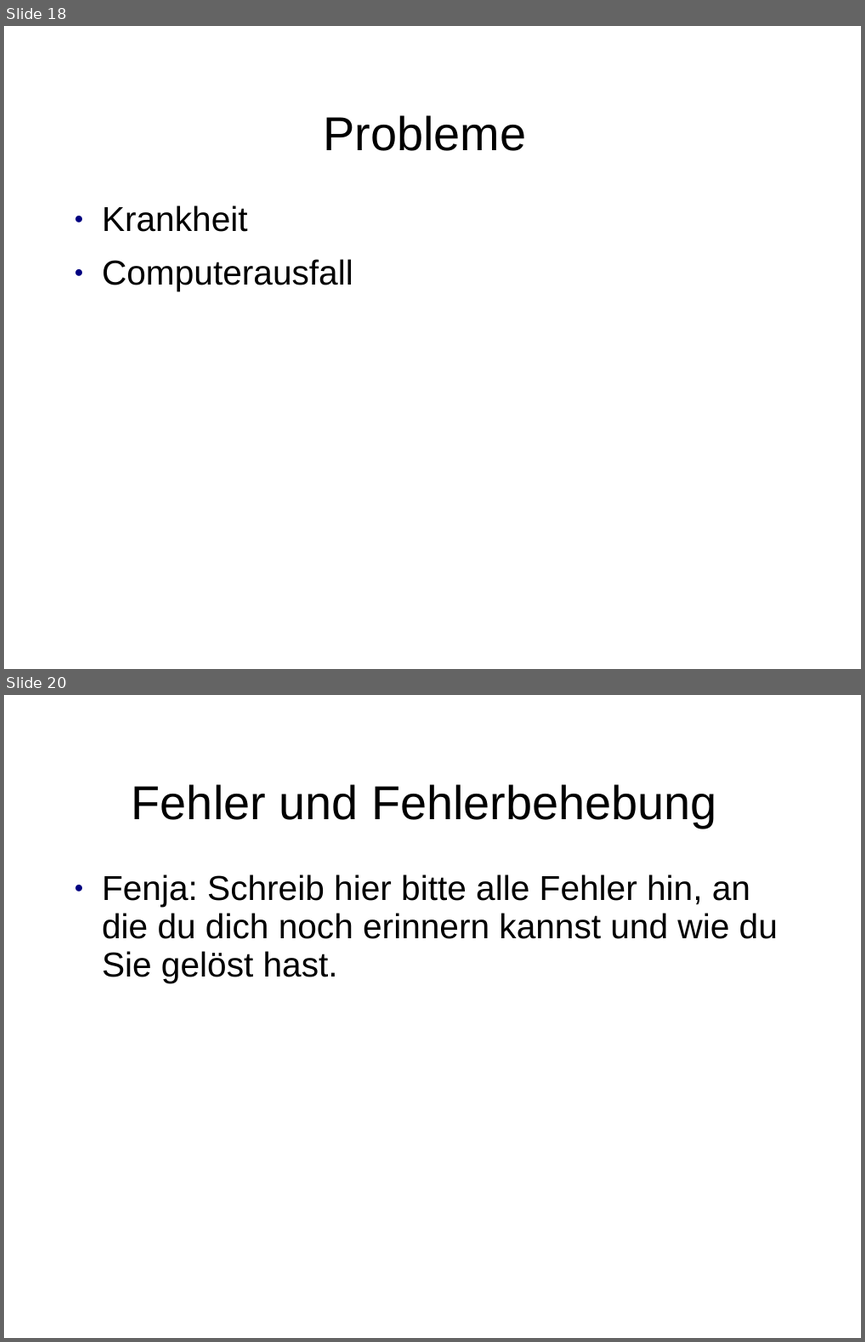
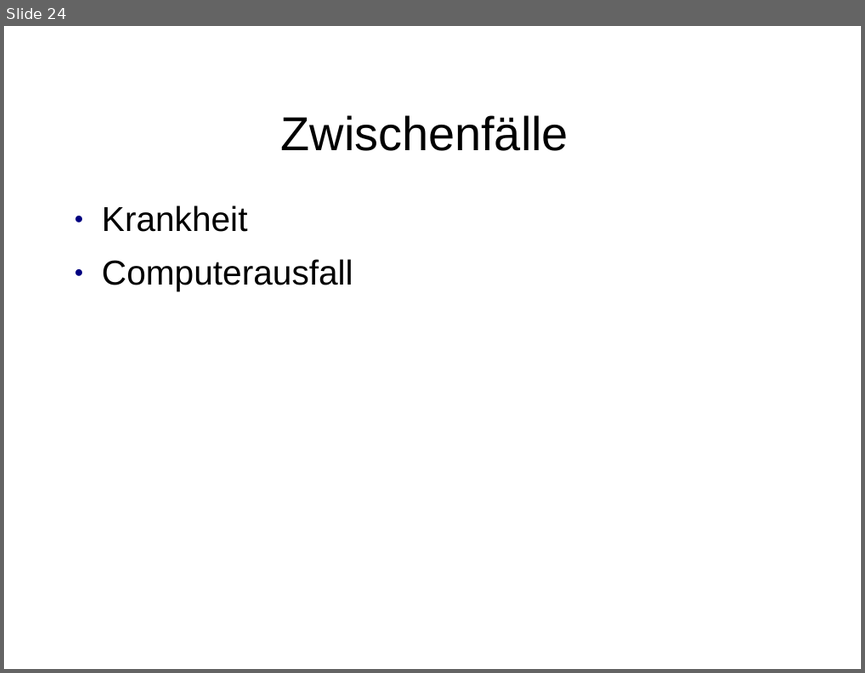
Before and after one commit to ShaniaAllhusen/Mittelstufenprojekt, a slide deck: Projekt-Präsentation.ppt. Shown one above the other, each under a label of ours: slides 18 and 20 before the commit, slide 24 after it; the slides between them are not shown. The pictures are 865x1342 and 865x673 pixels, drawn with LibreOffice and Linux fonts; fonts in the diff are those of the drawing. Boxes give left, top, right and bottom in pixels: in the first picture for what was removed or moved away, otherwise in the second. Text is boxed around its words. In the diff, an @@ line names an element or a change of style, - is before the commit and + after.

Commit message:
Zusammenfügen beider Präsentationen, alles formatiert, zusammenfassen der Folien, bitte Schrifttyp Arial weiter verwenden. Unfertiger Zustand!

```diff
--- a/Projekt-Präsentation.ppt
+++ b/Projekt-Präsentation.ppt
@@ slide 20 removed at bbox=[4, 695, 861, 1338], background #FFFFFF @@
@@ title removed at bbox=[132, 784, 717, 828] @@
-Fehler und Fehlerbehebung
@@ text removed at bbox=[102, 874, 778, 983] @@
-● Fenja: Schreib hier bitte alle Fehler hin, an die du dich noch erinnern kannst und wie du Sie gelöst hast.
@@ what was slide 18 is now slide 24 @@
@@ slide 24 changed as well @@
@@ text at bbox=[281, 115, 568, 151]: text changed @@
-Probleme
+Zwischenfälle
```
Also in this commit, not shown: 5 other slides changed, 13 slides added, 11 other slides removed.
